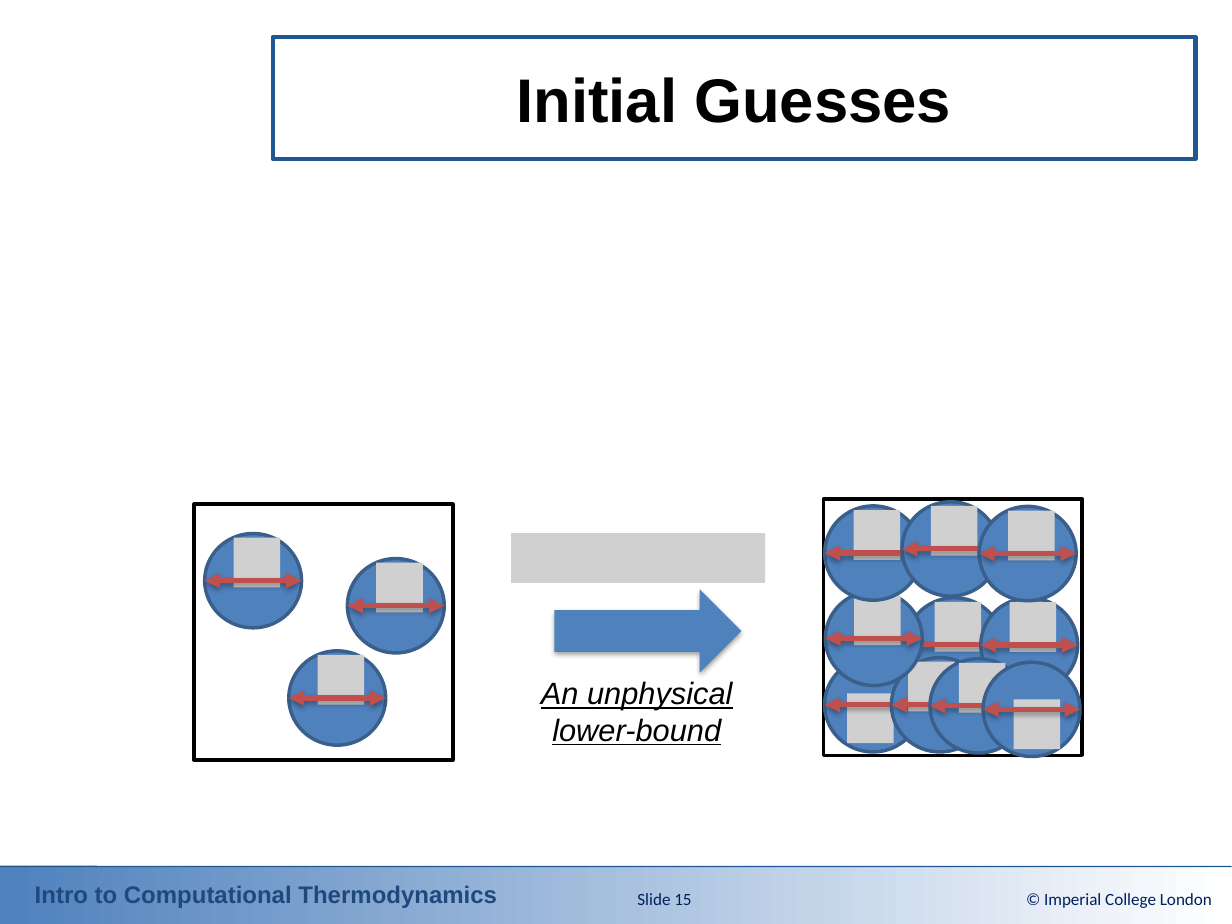
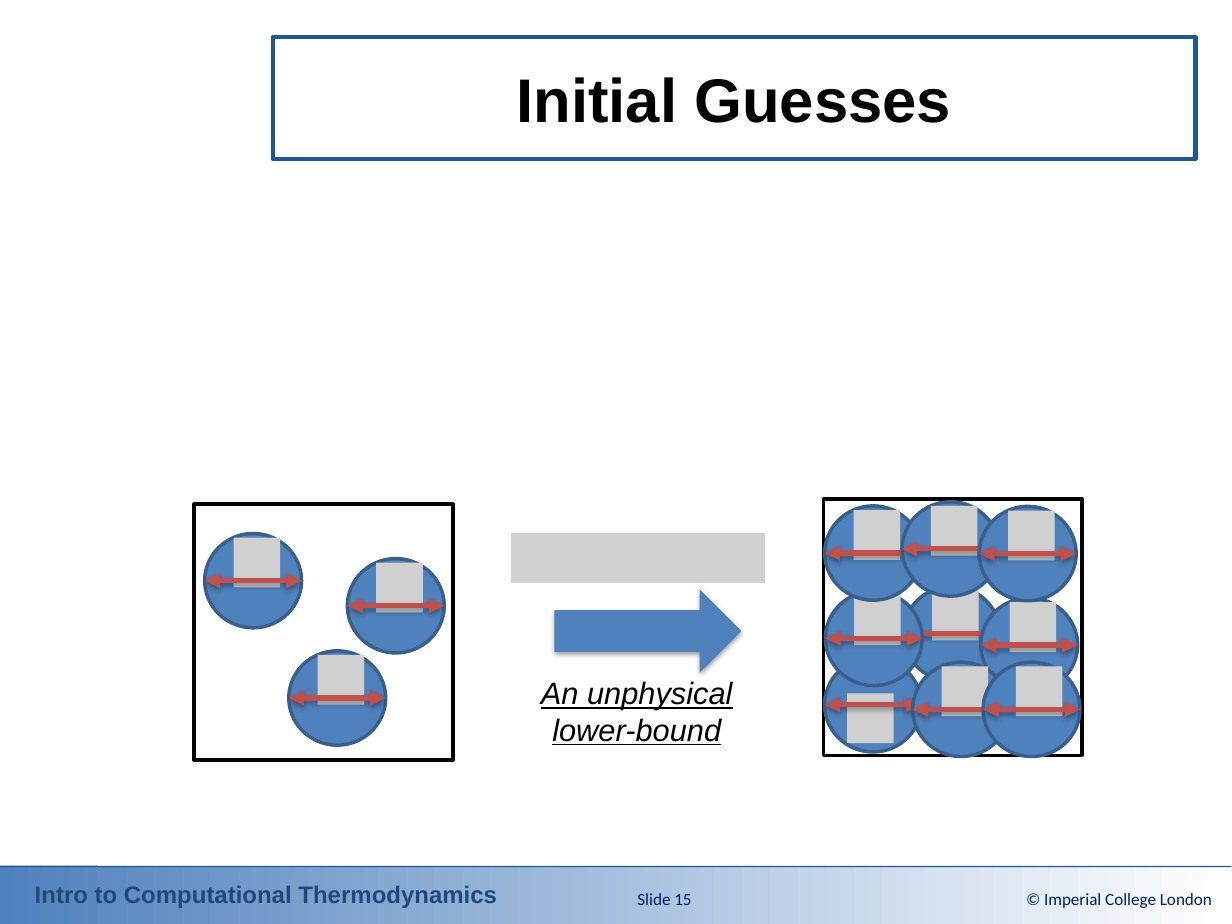
Before and after one commit to ClapeyronThermo/introduction-to-computational-thermodynamics, a slide deck: slide 15 of Part 3 - Solving the problems/Powerpoint Slides/3-1_Pressure_and_Volume_Solvers.pptx. Drawn at 1232x924 pixels with LibreOffice and Linux fonts; fonts in the diff are those of the drawing; grey boxes stand for pictures; background and template pictures are left out. Boxes give left, top, right and bottom in pixels: in the first picture for what was removed or moved away, otherwise in the second. Text is boxed around its words. In the diff, an @@ line names an element or a change of style, - is before the commit and + after.

```diff
--- a/Part 3 - Solving the problems/Powerpoint Slides/3-1_Pressure_and_Volume_Solvers.pptx
+++ b/Part 3 - Solving the problems/Powerpoint Slides/3-1_Pressure_and_Volume_Solvers.pptx
@@ ellipse: place and size @@
-ellipse at [906,598,1003,692]
+ellipse at [903,586,1000,681]
@@ picture: place and size @@
-picture at [935,602,982,652]
+picture at [933,591,979,641]
@@ double arrow moved from (906, 644) - (1003, 644) to (903, 633) - (1000, 633) @@
@@ ellipse: place and size @@
-ellipse at [930,659,1027,754]
+ellipse at [913,662,1010,756]
@@ picture added at [941,667,988,716] @@
@@ picture added at [1016,667,1063,716] @@
@@ double arrow moved from (930, 706) - (1026, 706) to (913, 710) - (1009, 710) @@
@@ group removed at [892,658,1061,753]: 3 pictures, 1 ellipse, 1 double arrow @@
```
Also in this commit, not shown: 2 other files.
